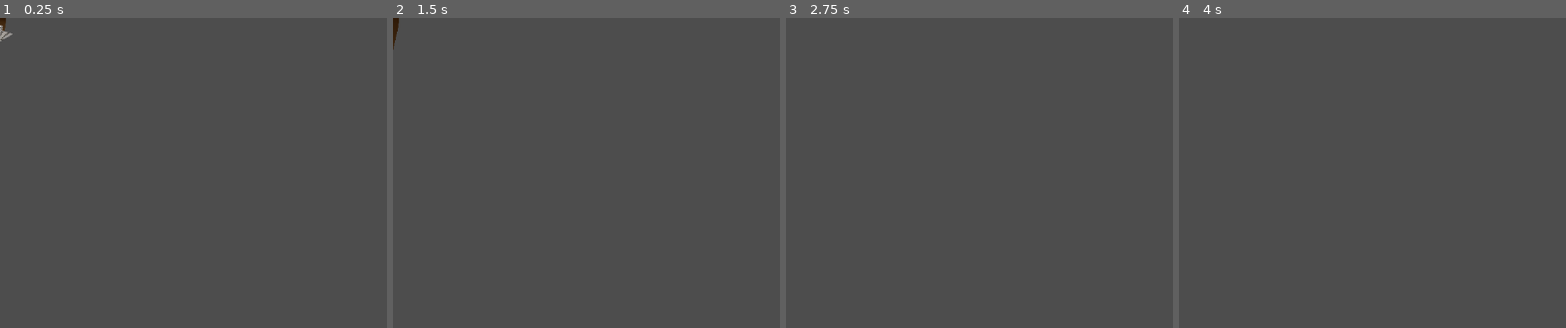
Above: before the commit, frames 1-4 (left to right).
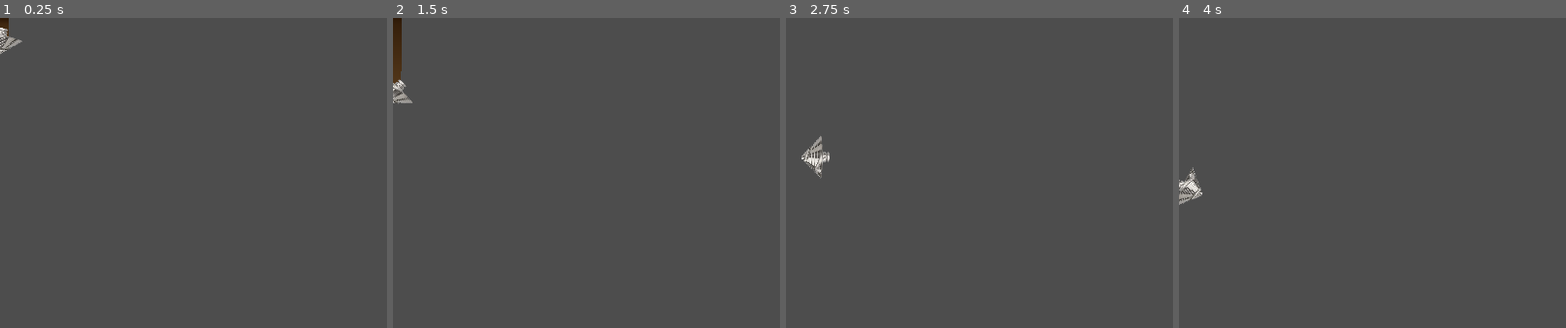
Above: after the commit, the same moments.

Repository: jidosc/impossible-drill
Game: Godot game, scene res://drill_player.tscn
The game is run twice, just before and just after one commit, with the same random seed, the same clock (stepped at 60 frames per second) and the same inputs. This scene is started directly instead of the project's main scene.
Inputs:
- Up to frame 1 (0.25 s): no input
- Up to frame 2 (1.5 s): hold Right (ui_right) 0.53-1.28 s; tap Tab (ui_focus_next) at 0.6, 1.35 s; hold Left (ui_left) from 1.28 s (still down)
- Up to frame 3 (2.75 s): release Left (ui_left) at 2.03 s; hold Right (ui_right) from 2.03 s (still down); tap Tab (ui_focus_next) at 2.1 s
- Up to frame 4 (4 s): tap Tab (ui_focus_next) at 2.85, 3.6 s; release Right (ui_right) at 3.53 s; hold Left (ui_left) from 3.53 s (still down)
The pictures show only the part of the screen within x 0-50%, y 0-50%; the shares and areas given below are measured in that part.
In our replay, the window is 799x449 before the commit and 480x640 after it. These sizes can differ from the game's own. Grey fills any space a smaller window leaves; there, only what the larger window draws over its background counts as a difference.

The runs differ from the first frame. In frame 1, 0.2% of the frame differs, in the area x 0-6%, y 0-12%; in frame 2, 0.6%, in the area x 0-6%, y 0-28%; in frame 3, 0.4%; in frame 4, 0.3%.
Error before the commit: Invalid call. Nonexistent function 'update_fuel' in base 'Nil'. (res://drill_player.gd:91)
Error after the commit: Invalid call. Nonexistent function 'update_fuel' in base 'Nil'. (res://script/drill_player.gd:92)

Commit message:
?

Diff:
--- a/Game.tscn
+++ /dev/null
@@ -1,80 +0,0 @@
-[gd_scene format=3 uid="uid://ckj2k83m765y0"]
-
-[ext_resource type="Script" uid="uid://dusk8rgd1so26" path="res://game.gd" id="1_r0x5m"]
-[ext_resource type="Script" uid="uid://b4s2x2xmjxcc4" path="res://shop_manager.gd" id="1_t88pq"]
-[ext_resource type="PackedScene" uid="uid://cf1yku550h3qp" path="res://drill_player.tscn" id="1_wbfu4"]
-[ext_resource type="Script" uid="uid://bylgnw6fykted" path="res://map_manager.gd" id="1_xkndl"]
-[ext_resource type="Texture2D" uid="uid://b4oyctppr1g8r" path="res://ground.png" id="3_sb48q"]
-[ext_resource type="Script" uid="uid://cbpt2rql6xa37" path="res://ui.gd" id="3_u44n3"]
-
-[node name="Game" type="Node2D" unique_id=803279900]
-script = ExtResource("1_r0x5m")
-
-[node name="ShopManager" type="Node2D" parent="." unique_id=1967598872]
-script = ExtResource("1_t88pq")
-
-[node name="DrillPoint" type="Node2D" parent="ShopManager" unique_id=498177832]
-position = Vector2(859, 113)
-
-[node name="CameraShop" type="Camera2D" parent="ShopManager" unique_id=1658845830]
-position = Vector2(964, 82)
-enabled = false
-zoom = Vector2(3, 3)
-
-[node name="ButtonVenture" type="Button" parent="ShopManager" unique_id=1579673257]
-visible = false
-offset_left = 804.0
-offset_top = -4.0
-offset_right = 923.0
-offset_bottom = 27.0
-text = "Venture Down"
-
-[node name="MapManager" type="Node2D" parent="." unique_id=1397447767 node_paths=PackedStringArray("ui")]
-script = ExtResource("1_xkndl")
-ui = NodePath("../Control")
-
-[node name="DrillPlayer" parent="MapManager" unique_id=2080515335 node_paths=PackedStringArray("ui") instance=ExtResource("1_wbfu4")]
-position = Vector2(566, 189)
-ui = NodePath("../../Control")
-
-[node name="Background" type="Sprite2D" parent="MapManager" unique_id=1675492179]
-z_index = -1
-texture_repeat = 2
-position = Vector2(-21, 180)
-texture = ExtResource("3_sb48q")
-centered = false
-region_enabled = true
-region_rect = Rect2(0, 0, 1200, 500)
-
-[node name="StartPoint" type="Node2D" parent="MapManager" unique_id=259385086]
-position = Vector2(567, 190)
-
-[node name="Control" type="Control" parent="." unique_id=1506751124]
-layout_mode = 3
-anchors_preset = 15
-anchor_right = 1.0
-anchor_bottom = 1.0
-grow_horizontal = 2
-grow_vertical = 2
-size_flags_horizontal = 3
-size_flags_vertical = 3
-script = ExtResource("3_u44n3")
-
-[node name="LabelOre" type="Label" parent="Control" unique_id=1720866355]
-layout_mode = 0
-offset_right = 40.0
-offset_bottom = 23.0
-text = "Collected ore: 0"
-
-[node name="LabelFuel" type="Label" parent="Control" unique_id=1245655050]
-layout_mode = 1
-anchors_preset = 1
-anchor_left = 1.0
-anchor_right = 1.0
-offset_left = 1050.0
-offset_right = 1152.0
-offset_bottom = 23.0
-grow_horizontal = 0
-text = "Fuel: 100 / 100"
-
-[connection signal="pressed" from="ShopManager/ButtonVenture" to="ShopManager" method="_pressed_venture_button"]
--- a/drill_player.gd
+++ /dev/null
@@ -1,123 +0,0 @@
-class_name Player extends CharacterBody2D
-@export var ui: UI
-var manager: MapManager
-const SPEED = 100.0
-const JUMP_VELOCITY = -400.0
-const MAX_SPEED = 150
-var turn_rate = 0.08
-var active = true
-const MAX_FUEL = 100
-var current_fuel = MAX_FUEL
-var fuel_drain_rate = 10
-
-var shake_timer = 0.0
-var random_torque = 0.0
-var torque_change_timer = 0.0
-
-# Mining trail
-var trail: Line2D
-const TRAIL_WIDTH = 18.0
-const MIN_POINT_DISTANCE = 4.0  # how often to record a new point
-var trail_enabled := true
-
-# Rotation clamping
-const MAX_ROTATION = PI / 2.0  # 90 degrees
-var initial_rotation: float = 0.0
-var rotation_locked := false
-
-func _ready() -> void:
-	_create_trail()
-	initial_rotation = rotation
-
-func _create_trail() -> void:
-	trail = Line2D.new()
-	trail.width = TRAIL_WIDTH
-	trail.default_color = Color(0.25, 0.15, 0.05, 1.0)  # dark earthy brown
-	trail.joint_mode = Line2D.LINE_JOINT_ROUND
-	trail.begin_cap_mode = Line2D.LINE_CAP_ROUND
-	trail.end_cap_mode = Line2D.LINE_CAP_ROUND
-
-	# Give it a rough, dirt-like gradient so edges look like displaced earth
-	var grad = Gradient.new()
-	grad.set_color(0, Color(0.18, 0.10, 0.03, 1.0))   # dark core
-	grad.set_color(1, Color(0.35, 0.22, 0.08, 0.85))  # lighter edge
-	trail.gradient = grad
-
-	# Add it to the scene root so it stays in world space
-	get_tree().root.add_child.call_deferred(trail)
-	trail.z_index = -1  # render behind everything
-
-func _physics_process(delta: float) -> void:
-	if not active:
-		return
-
-	trail.visible = trail_enabled
-
-	# Random torque
-	torque_change_timer -= delta
-	if torque_change_timer <= 0:
-		torque_change_timer = randf_range(0.1, 0.3)
-		random_torque = randf_range(-0.04, 0.04)
-
-	var direction := Input.get_axis("ui_left", "ui_right")
-	if direction:
-		rotate(direction * turn_rate)
-
-	rotate(random_torque)
-
-	# Clamp rotation within 90 degrees of starting angle
-	var angle_diff = wrapf(rotation - initial_rotation, -PI, PI)
-	if abs(angle_diff) > MAX_ROTATION:
-		rotation = initial_rotation + clamp(angle_diff, -MAX_ROTATION, MAX_ROTATION)
-
-	var speed_noise = randf_range(0.8, 1.2)
-	velocity = Vector2.DOWN.rotated(rotation) * SPEED * speed_noise
-
-	shake_timer -= delta
-	if shake_timer <= 0:
-		shake_timer = randf_range(0.05, 0.15)
-		$DrillSprite.position = Vector2(randf_range(-2, 2), randf_range(-2, 2))
-
-	if Input.is_action_just_pressed("ui_focus_next"):  # Tab key, change to whatever you want
-		trail_enabled = !trail_enabled
-		trail.visible = trail_enabled
-
-	move_and_slide()
-	_update_trail()
-
-	current_fuel -= delta * fuel_drain_rate
-	if current_fuel <= 0:
-		end_travel()
-	ui.update_fuel(current_fuel, MAX_FUEL)
-
-func _update_trail() -> void:
-	if trail == null or not trail_enabled:
-		return
-	var world_pos = global_position
-
-
-
-	if trail.points.size() == 0:
-		trail.points = PackedVector2Array([world_pos])
-		return
-
-	var last = trail.points[trail.points.size() - 1]
-	if world_pos.distance_to(last) >= MIN_POINT_DISTANCE:
-		trail.points = trail.points + PackedVector2Array([world_pos])
-
-func start_travel() -> void:
-	initial_rotation = rotation
-	rotation_locked = true
-
-func end_travel() -> void:
-	active = false
-	$DrillSprite.position = Vector2.ZERO
-	if manager != null:
-		manager.reset_drill(self)
-
-func refuel():
-	current_fuel = MAX_FUEL
-	active = true
-
-func _on_timer_timeout() -> void:
-	$DrillSprite.scale.x = -$DrillSprite.scale.x
--- a/drill_player.tscn
+++ b/drill_player.tscn
@@ -1,7 +1,7 @@
-[gd_scene format=3 uid="uid://cf1yku550h3qp"]
+[gd_scene format=3 uid="uid://cvcur1d1xmfcg"]
 
-[ext_resource type="Script" uid="uid://dmygtikb8vlu4" path="res://drill_player.gd" id="1_1gavp"]
-[ext_resource type="Texture2D" uid="uid://n412adkhtt0r" path="res://DrillFinal.png" id="1_fmjyi"]
+[ext_resource type="Script" uid="uid://bbaphisvl2sqb" path="res://script/drill_player.gd" id="1_1gavp"]
+[ext_resource type="Texture2D" uid="uid://n412adkhtt0r" path="res://assets/DrillFinal.png" id="1_fmjyi"]
 
 [sub_resource type="ConvexPolygonShape2D" id="ConvexPolygonShape2D_1gavp"]
 points = PackedVector2Array(0, 76, 119, -33, -115, -33)
--- a/map_manager.gd
+++ /dev/null
@@ -1,40 +0,0 @@
-class_name MapManager extends Node2D
-
-signal returned_to_surface(player: Player)
-
-@export var ui: UI
-var packed_ore: PackedScene = preload("res://ore.tscn")
-var collected_ore: int = 0
-
-func _ready() -> void:
-	distribute_ore(100)
-	$DrillPlayer.manager = self
-
-func spawn_drill(drill: Player):
-	drill.position = $StartPoint.position
-	drill.refuel()
-	add_child(drill)
-
-func reset_drill(drill: Player):
-	remove_child(drill)
-	returned_to_surface.emit(drill)
-
-func distribute_ore(amount: int):
-	if not amount is int:
-		return Error.ERR_INVALID_PARAMETER
-	for i in range(amount):
-		var g_rect: Rect2 = $Background.get_rect()
-		print(g_rect)
-		var random_pos: Vector2 = Vector2(randi_range($Background.position.x, $Background.position.x + g_rect.size.x), randi_range($Background.position.y, $Background.position.y + g_rect.size.y))
-		add_ore(random_pos)
-
-func add_ore(at_pos: Vector2):
-	var new_ore: Ore = packed_ore.instantiate()
-	new_ore.position = at_pos
-	new_ore.game_manager = self
-	add_child(new_ore)
-
-func collect_ore(ore: Ore):
-	ore.call_deferred("queue_free")
-	collected_ore += 1
-	ui.update_ore(collected_ore)
--- a/ore.tscn
+++ /dev/null
@@ -1,21 +0,0 @@
-[gd_scene format=3 uid="uid://b86oi0qib73s7"]
-
-[ext_resource type="Script" uid="uid://bxxmpifq0nmfw" path="res://ore.gd" id="1_r2ayp"]
-[ext_resource type="Texture2D" uid="uid://buicwkmd1b6vp" path="res://ore.png" id="2_r2ayp"]
-
-[sub_resource type="CircleShape2D" id="CircleShape2D_r2ayp"]
-radius = 7.071068
-
-[node name="Ore" type="Node2D" unique_id=989235731]
-script = ExtResource("1_r2ayp")
-
-[node name="Area2D" type="Area2D" parent="." unique_id=849799211]
-
-[node name="Sprite2D" type="Sprite2D" parent="Area2D" unique_id=1402644702]
-scale = Vector2(1.5, 1.5)
-texture = ExtResource("2_r2ayp")
-
-[node name="CollisionShape2D" type="CollisionShape2D" parent="Area2D" unique_id=327145302]
-shape = SubResource("CircleShape2D_r2ayp")
-
-[connection signal="body_entered" from="Area2D" to="." method="_on_area_2d_body_entered"]
--- a/project.godot
+++ b/project.godot
@@ -13,7 +13,12 @@
 config/name="impossible-drill"
 run/main_scene="uid://ckj2k83m765y0"
 config/features=PackedStringArray("4.6", "Forward Plus")
-config/icon="res://icon.svg"
+config/icon="res://assets/icon.svg"
+
+[display]
+
+window/size/viewport_width=480
+window/size/viewport_height=640
 
 [physics]
 
--- /dev/null
+++ b/scenes/Game.tscn
@@ -0,0 +1,100 @@
+[gd_scene format=3 uid="uid://c388td3t2t2qr"]
+
+[ext_resource type="PackedScene" uid="uid://blcy7rpis7b3" path="res://scenes/drill_player.tscn" id="1_wbfu4"]
+[ext_resource type="Script" uid="uid://bylgnw6fykted" path="res://script/map_manager.gd" id="1_xkndl"]
+[ext_resource type="PackedScene" uid="uid://brm5nmavahsxa" path="res://scenes/chunk.tscn" id="2_s0nni"]
+[ext_resource type="Texture2D" uid="uid://b4oyctppr1g8r" path="res://assets/ground.png" id="3_sb48q"]
+[ext_resource type="Script" uid="uid://cbpt2rql6xa37" path="res://script/ui.gd" id="3_u44n3"]
+
+[node name="Game" type="Node2D" unique_id=803279900]
+
+[node name="MapManager" type="Node2D" parent="." unique_id=1397447767 node_paths=PackedStringArray("ui")]
+script = ExtResource("1_xkndl")
+ui = NodePath("../Control")
+chunk_scene = ExtResource("2_s0nni")
+
+[node name="DrillPlayer" parent="MapManager" unique_id=2080515335 node_paths=PackedStringArray("ui") instance=ExtResource("1_wbfu4")]
+ui = NodePath("../../Control")
+
+[node name="Background" type="Sprite2D" parent="MapManager" unique_id=1675492179]
+z_index = -1
+texture_repeat = 2
+position = Vector2(4, 180)
+scale = Vector2(0.39833334, 1)
+texture = ExtResource("3_sb48q")
+centered = false
+region_enabled = true
+region_rect = Rect2(0, 0, 1200, 500)
+
+[node name="StartPoint" type="Node2D" parent="MapManager" unique_id=259385086]
+position = Vector2(567, 144)
+
+[node name="Control" type="Control" parent="." unique_id=1506751124]
+layout_mode = 3
+anchors_preset = 15
+anchor_right = 1.0
+anchor_bottom = 1.0
+grow_horizontal = 2
+grow_vertical = 2
+size_flags_horizontal = 3
+size_flags_vertical = 3
+script = ExtResource("3_u44n3")
+
+[node name="LabelOre" type="Label" parent="Control" unique_id=1720866355]
+layout_mode = 0
+offset_right = 40.0
+offset_bottom = 23.0
+text = "Collected ore: 0"
+
+[node name="LabelFuel" type="Label" parent="Control" unique_id=1245655050]
+layout_mode = 1
+anchors_preset = 1
+anchor_left = 1.0
+anchor_right = 1.0
+offset_left = 1050.0
+offset_right = 1152.0
+offset_bottom = 23.0
+grow_horizontal = 0
+text = "Fuel: 100 / 100"
+
+[node name="GrassParent" type="Node2D" parent="." unique_id=986721612]
+
+[node name="GrassRemovebgPreview" type="Sprite2D" parent="GrassParent" unique_id=1664854084]
+position = Vector2(67, 156)
+scale = Vector2(0.28444085, 0.20464136)
+texture = ExtResource("5_t88pq")
+
+[node name="GrassRemovebgPreview2" type="Sprite2D" parent="GrassParent" unique_id=730476839]
+position = Vector2(213.895, 156)
+scale = Vector2(0.28444085, 0.20464136)
+texture = ExtResource("5_t88pq")
+
+[node name="GrassRemovebgPreview3" type="Sprite2D" parent="GrassParent" unique_id=619058889]
+position = Vector2(361, 155.99998)
+scale = Vector2(0.28444085, 0.20464136)
+texture = ExtResource("5_t88pq")
+
+[node name="GrassRemovebgPreview4" type="Sprite2D" parent="GrassParent" unique_id=660208447]
+position = Vector2(510.00003, 156)
+scale = Vector2(0.28444085, 0.20464136)
+texture = ExtResource("5_t88pq")
+
+[node name="GrassRemovebgPreview5" type="Sprite2D" parent="GrassParent" unique_id=126741937]
+position = Vector2(658, 155.99998)
+scale = Vector2(0.28444085, 0.20464136)
+texture = ExtResource("5_t88pq")
+
+[node name="GrassRemovebgPreview6" type="Sprite2D" parent="GrassParent" unique_id=576951632]
+position = Vector2(804.00006, 155.99998)
+scale = Vector2(0.28444085, 0.20464136)
+texture = ExtResource("5_t88pq")
+
+[node name="GrassRemovebgPreview7" type="Sprite2D" parent="GrassParent" unique_id=1540292325]
+position = Vector2(952.00006, 155.99998)
+scale = Vector2(0.28444085, 0.20464136)
+texture = ExtResource("5_t88pq")
+
+[node name="GrassRemovebgPreview8" type="Sprite2D" parent="GrassParent" unique_id=1958574801]
+position = Vector2(1100, 156)
+scale = Vector2(0.28444085, 0.20464136)
+texture = ExtResource("5_t88pq")
--- /dev/null
+++ b/scenes/chunk.gd
@@ -0,0 +1,9 @@
+extends Node2D
+
+var chunk_index: int
+var chunk_height := 600
+
+
+func setup(index:int):
+	chunk_index = index
+	position.y = index * chunk_height
--- /dev/null
+++ b/scenes/chunk.tscn
@@ -0,0 +1,11 @@
+[gd_scene format=3 uid="uid://brm5nmavahsxa"]
+
+[ext_resource type="PackedScene" uid="uid://b86oi0qib73s7" path="res://scenes/ore.tscn" id="1_jas4a"]
+[ext_resource type="Script" uid="uid://b6r4dby6hgqbu" path="res://scenes/chunk.gd" id="1_jtw3q"]
+
+[node name="Chunk" type="Node2D" unique_id=217917006]
+script = ExtResource("1_jtw3q")
+
+[node name="ground" type="Sprite2D" parent="." unique_id=267479805]
+
+[node name="Ore" parent="." unique_id=989235731 instance=ExtResource("1_jas4a")]
--- /dev/null
+++ b/scenes/drill_player.tscn
@@ -0,0 +1,27 @@
+[gd_scene format=3 uid="uid://blcy7rpis7b3"]
+
+[ext_resource type="Script" uid="uid://bbaphisvl2sqb" path="res://script/drill_player.gd" id="1_1gavp"]
+[ext_resource type="Texture2D" uid="uid://n412adkhtt0r" path="res://assets/DrillFinal.png" id="1_fmjyi"]
+
+[sub_resource type="ConvexPolygonShape2D" id="ConvexPolygonShape2D_1gavp"]
+points = PackedVector2Array(0, 76, 119, -33, -115, -33)
+
+[node name="DrillPlayer" type="CharacterBody2D" unique_id=2080515335]
+scale = Vector2(0.2, 0.2)
+script = ExtResource("1_1gavp")
+
+[node name="CollisionShape2D" type="CollisionShape2D" parent="." unique_id=842603699]
+shape = SubResource("ConvexPolygonShape2D_1gavp")
+
+[node name="DrillSprite" type="Sprite2D" parent="." unique_id=1831840766]
+rotation = 3.1415927
+texture = ExtResource("1_fmjyi")
+
+[node name="SpinTimer" type="Timer" parent="." unique_id=292897255]
+wait_time = 0.1
+autostart = true
+
+[node name="changeDirTimer" type="Timer" parent="." unique_id=699373462]
+
+[connection signal="timeout" from="SpinTimer" to="." method="_on_timer_timeout"]
+[connection signal="timeout" from="changeDirTimer" to="." method="_on_change_dir_timer_timeout"]
--- /dev/null
+++ b/scenes/ore.tscn
@@ -0,0 +1,21 @@
+[gd_scene format=3 uid="uid://b86oi0qib73s7"]
+
+[ext_resource type="Script" uid="uid://bxxmpifq0nmfw" path="res://script/ore.gd" id="1_r2ayp"]
+[ext_resource type="Texture2D" uid="uid://buicwkmd1b6vp" path="res://assets/ore.png" id="2_r2ayp"]
+
+[sub_resource type="CircleShape2D" id="CircleShape2D_r2ayp"]
+radius = 7.071068
+
+[node name="Ore" type="Node2D" unique_id=989235731]
+script = ExtResource("1_r2ayp")
+
+[node name="Area2D" type="Area2D" parent="." unique_id=849799211]
+
+[node name="Sprite2D" type="Sprite2D" parent="Area2D" unique_id=1402644702]
+scale = Vector2(1.5, 1.5)
+texture = ExtResource("2_r2ayp")
+
+[node name="CollisionShape2D" type="CollisionShape2D" parent="Area2D" unique_id=327145302]
+shape = SubResource("CircleShape2D_r2ayp")
+
+[connection signal="body_entered" from="Area2D" to="." method="_on_area_2d_body_entered"]
--- /dev/null
+++ b/scenes/test_map.tscn
@@ -0,0 +1,12 @@
+[gd_scene format=3 uid="uid://pj8qoltao68n"]
+
+[ext_resource type="Texture2D" uid="uid://df0mxiroow0ar" path="res://assets/icon.svg" id="1_4wuf8"]
+[ext_resource type="PackedScene" uid="uid://cf1yku550h3qp" path="res://scenes/drill_player.tscn" id="2_s02eq"]
+
+[node name="TestMap" type="Node2D" unique_id=566151500]
+
+[node name="Icon" type="Sprite2D" parent="." unique_id=1757788266]
+position = Vector2(561, 276)
+texture = ExtResource("1_4wuf8")
+
+[node name="DrillPlayer" parent="." unique_id=2080515335 instance=ExtResource("2_s02eq")]
--- /dev/null
+++ b/script/drill_player.gd
@@ -0,0 +1,128 @@
+class_name Player extends CharacterBody2D
+@export var ui: UI
+@onready var screen_size = get_viewport_rect().size
+var manager: MapManager
+const SPEED = 100.0
+const JUMP_VELOCITY = -400.0
+const MAX_SPEED = 150
+var turn_rate = 0.08
+var active = true
+const MAX_FUEL = 100
+var current_fuel = MAX_FUEL
+var fuel_drain_rate = 10
+
+var shake_timer = 0.0
+var random_torque = 0.0
+var torque_change_timer = 0.0
+
+# Mining trail
+var trail: Line2D
+const TRAIL_WIDTH = 18.0
+const MIN_POINT_DISTANCE = 4.0  # how often to record a new point
+var trail_enabled := true
+
+# Rotation clamping
+const MAX_ROTATION = PI / 2.0  # 90 degrees
+var initial_rotation: float = 0.0
+var rotation_locked := false
+
+func _ready() -> void:
+	_create_trail()
+	initial_rotation = rotation
+
+func _create_trail() -> void:
+	trail = Line2D.new()
+	trail.width = TRAIL_WIDTH
+	trail.default_color = Color(0.25, 0.15, 0.05, 1.0)  # dark earthy brown
+	trail.joint_mode = Line2D.LINE_JOINT_ROUND
+	trail.begin_cap_mode = Line2D.LINE_CAP_ROUND
+	trail.end_cap_mode = Line2D.LINE_CAP_ROUND
+
+	# Give it a rough, dirt-like gradient so edges look like displaced earth
+	var grad = Gradient.new()
+	grad.set_color(0, Color(0.18, 0.10, 0.03, 1.0))   # dark core
+	grad.set_color(1, Color(0.35, 0.22, 0.08, 0.85))  # lighter edge
+	trail.gradient = grad
+
+	# Add it to the scene root so it stays in world space
+	get_tree().root.add_child.call_deferred(trail)
+	trail.z_index = -1  # render behind everything
+
+func _physics_process(delta: float) -> void:
+	if not active:
+		return
+
+	trail.visible = trail_enabled
+
+	# Random torque
+	torque_change_timer -= delta
+	if torque_change_timer <= 0:
+		torque_change_timer = randf_range(0.1, 0.3)
+		random_torque = randf_range(-0.04, 0.04)
+
+	var direction := Input.get_axis("ui_left", "ui_right")
+	if direction:
+		rotate(direction * turn_rate)
+
+	rotate(random_torque)
+
+	# Clamp rotation within 90 degrees of starting angle
+	var angle_diff = wrapf(rotation - initial_rotation, -PI, PI)
+	if abs(angle_diff) > MAX_ROTATION:
+		rotation = initial_rotation + clamp(angle_diff, -MAX_ROTATION, MAX_ROTATION)
+
+	var speed_noise = randf_range(0.8, 1.2)
+	velocity = Vector2.DOWN.rotated(rotation) * SPEED * speed_noise
+
+	shake_timer -= delta
+	if shake_timer <= 0:
+		shake_timer = randf_range(0.05, 0.15)
+		$DrillSprite.position = Vector2(randf_range(-2, 2), randf_range(-2, 2))
+
+	if Input.is_action_just_pressed("ui_focus_next"):  # Tab key, change to whatever you want
+		trail_enabled = !trail_enabled
+		trail.visible = trail_enabled
+
+	move_and_slide()
+	_update_trail()
+
+	current_fuel -= delta * fuel_drain_rate
+	if current_fuel <= 0:
+		end_travel()
+	ui.update_fuel(current_fuel, MAX_FUEL)
+
+func _update_trail() -> void:
+	if trail == null or not trail_enabled:
+		return
+	var world_pos = global_position
+
+
+
+	if trail.points.size() == 0:
+		trail.points = PackedVector2Array([world_pos])
+		return
+
+	var last = trail.points[trail.points.size() - 1]
+	if world_pos.distance_to(last) >= MIN_POINT_DISTANCE:
+		trail.points = trail.points + PackedVector2Array([world_pos])
+
+func start_travel() -> void:
+	initial_rotation = rotation
+	rotation_locked = true
+
+func end_travel() -> void:
+	active = false
+	$DrillSprite.position = Vector2.ZERO
+	if manager != null:
+		manager.reset_drill(self)
+
+func refuel():
+	current_fuel = MAX_FUEL
+	active = true
+
+func _on_timer_timeout() -> void:
+	$DrillSprite.scale.x = -$DrillSprite.scale.x
+
+#A PROCESS TO CLAMP PLAYER INSIDE OF THE CAMERA VIEWPORT
+func _process(delta: float) -> void:
+	position = position.clamp(Vector2.ZERO, screen_size)
--- /dev/null
+++ b/script/map_manager.gd
@@ -0,0 +1,47 @@
+class_name MapManager extends Node2D
+
+signal returned_to_surface(player: Player)
+
+@export var ui: UI
+var packed_ore: PackedScene = preload("res://scenes/ore.tscn")
+var collected_ore: int = 0
+@export var chunk_scene : PackedScene
+var chunks = {}
+var chunk_height := 600
+var LOAD_DISTANCE := 2
+
+func _ready() -> void:
+	distribute_ore(100)
+	$DrillPlayer.manager = self
+
+func spawn_drill(drill: Player):
+	drill.position = $StartPoint.position
+	drill.refuel()
+	add_child(drill)
+
+func reset_drill(drill: Player):
+	remove_child(drill)
+	returned_to_surface.emit(drill)
+
+func distribute_ore(amount: int):
+	if not amount is int:
+		return Error.ERR_INVALID_PARAMETER
+	for i in range(amount):
+		var g_rect: Rect2 = $Background.get_rect()
+		print(g_rect)
+		var random_pos: Vector2 = Vector2(randi_range($Background.position.x, $Background.position.x + g_rect.size.x), randi_range($Background.position.y, $Background.position.y + g_rect.size.y))
+		add_ore(random_pos)
+
+func add_ore(at_pos: Vector2):
+	var new_ore: Ore = packed_ore.instantiate()
+	new_ore.position = at_pos
+	new_ore.game_manager = self
+	add_child(new_ore)
+
+func collect_ore(ore: Ore):
+	ore.call_deferred("queue_free")
+	collected_ore += 1
+	ui.update_ore(collected_ore)
+
+func get_player_chunk(player_y):
+	return int(player_y/chunk_height)
--- a/test_map.tscn
+++ /dev/null
@@ -1,12 +0,0 @@
-[gd_scene format=3 uid="uid://pj8qoltao68n"]
-
-[ext_resource type="Texture2D" uid="uid://df0mxiroow0ar" path="res://icon.svg" id="1_4wuf8"]
-[ext_resource type="PackedScene" uid="uid://cvcur1d1xmfcg" path="res://drill_player.tscn" id="2_s02eq"]
-
-[node name="TestMap" type="Node2D" unique_id=566151500]
-
-[node name="Icon" type="Sprite2D" parent="." unique_id=1757788266]
-position = Vector2(561, 276)
-texture = ExtResource("1_4wuf8")
-
-[node name="DrillPlayer" parent="." unique_id=2080515335 instance=ExtResource("2_s02eq")]
Not shown, removed: DrillFinal.png.import
Not shown, removed: Image(4).png.import
Renamed: DrillFinal.png -> assets/DrillFinal.png
Not shown, added: assets/DrillFinal.png.import
Renamed: Image(4).png -> assets/Image(4).png
Not shown, added: assets/Image(4).png.import
Renamed: ground.png -> assets/ground.png
Not shown, added: assets/ground.png.import
Renamed: head.png -> assets/head.png
Not shown, added: assets/head.png.import
Renamed: icon.svg -> assets/icon.svg
Not shown, added: assets/icon.svg.import
(and 20 more such lines)
